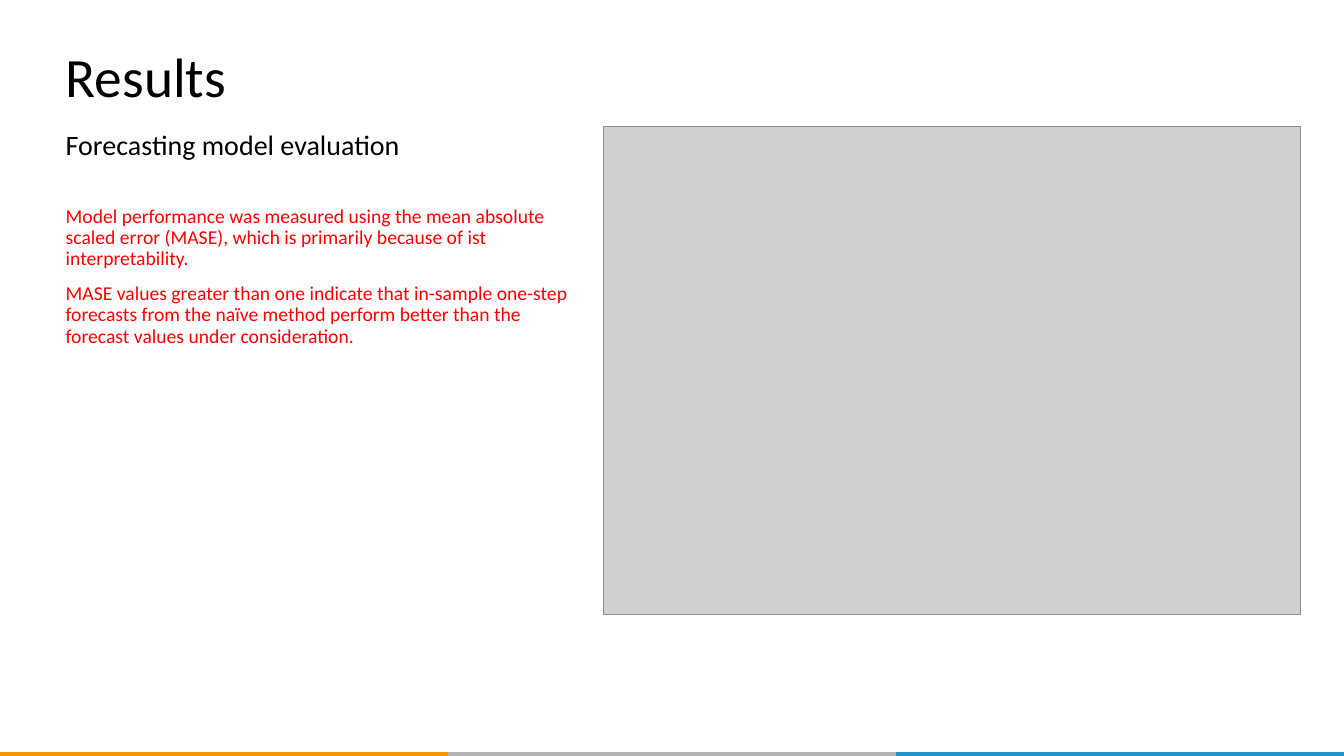
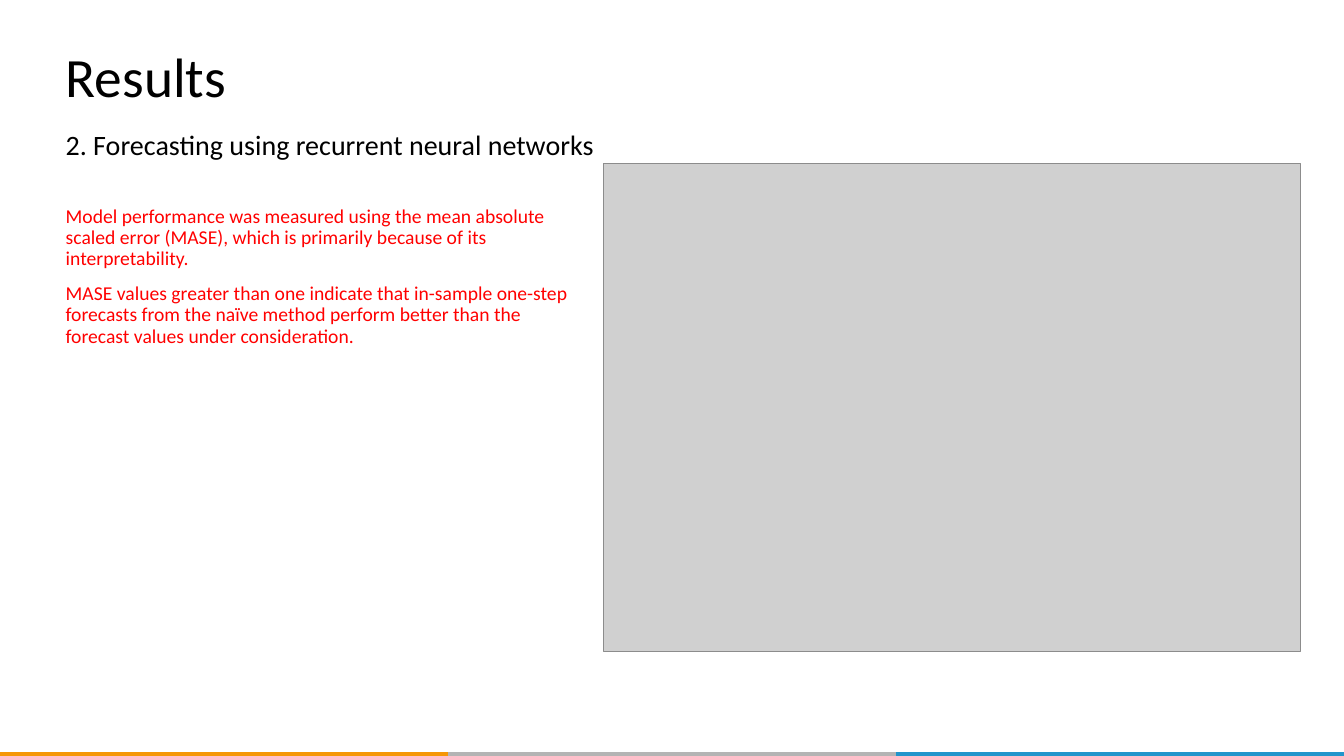
Before and after one commit to QUER01/FinanceModule, a slide deck: slide 29 of docs/dlw_conference_presentation.pptx (slide 20 before the commit). Drawn at 1344x756 pixels with LibreOffice and Linux fonts; fonts in the diff are those of the drawing; grey boxes stand for pictures; background and template pictures are left out. Boxes give left, top, right and bottom in pixels: in the first picture for what was removed or moved away, otherwise in the second. Text is boxed around its words. In the diff, an @@ line names an element or a change of style, - is before the commit and + after.

```diff
--- a/docs/dlw_conference_presentation.pptx
+++ b/docs/dlw_conference_presentation.pptx
@@ subtitle at bbox=[66, 135, 594, 160]: text changed @@
-Forecasting model evaluation
+2. Forecasting using recurrent neural networks
@@ picture: place and size @@
-picture at bbox=[604, 127, 1301, 615]
+picture at bbox=[604, 163, 1301, 651]
@@ text at bbox=[66, 209, 545, 268]: text changed @@
-Model performance was measured using the mean absolute scaled error (MASE), which is primarily because of ist interpretability.
+Model performance was measured using the mean absolute scaled error (MASE), which is primarily because of its interpretability.
```
Also in this commit, not shown: 17 other slides changed, 15 slides added, 5 slides removed, 5 other files.
